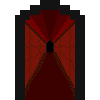
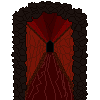
Layered file, before and after one edit (100 x 100). Changes by layer:
renamed "far_frame" to "far_frame_hover", hid it, painted on it over (x1=47, y1=40, x2=53, y2=55)
painted on "frame" over (x1=11, y1=0, x2=88, y2=100)
painted on "celeing" over (x1=30, y1=11, x2=71, y2=41)
painted on "r_wall" over (x1=52, y1=30, x2=75, y2=85)
painted on "l_wall" over (x1=25, y1=25, x2=48, y2=81)
added layer "river_3" above "river_2" over (x1=24, y1=52, x2=76, y2=100)
renamed "river" to "river_2", moved it above "river_1", painted on it over (x1=23, y1=52, x2=75, y2=100)
added layer "river_1" above "river_0" over (x1=24, y1=52, x2=76, y2=100)
added layer "river_0" over (x1=25, y1=52, x2=77, y2=100)
